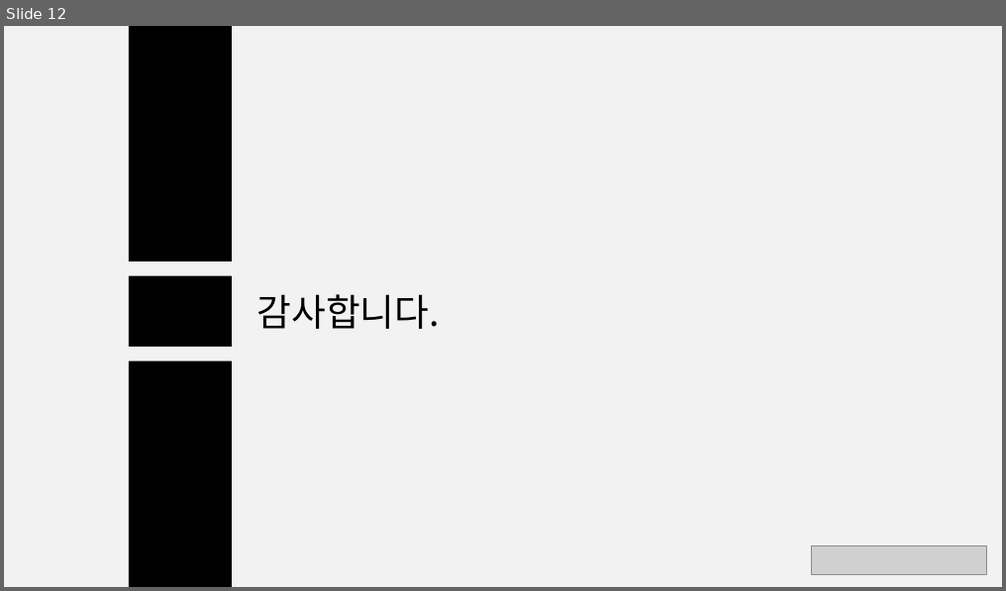
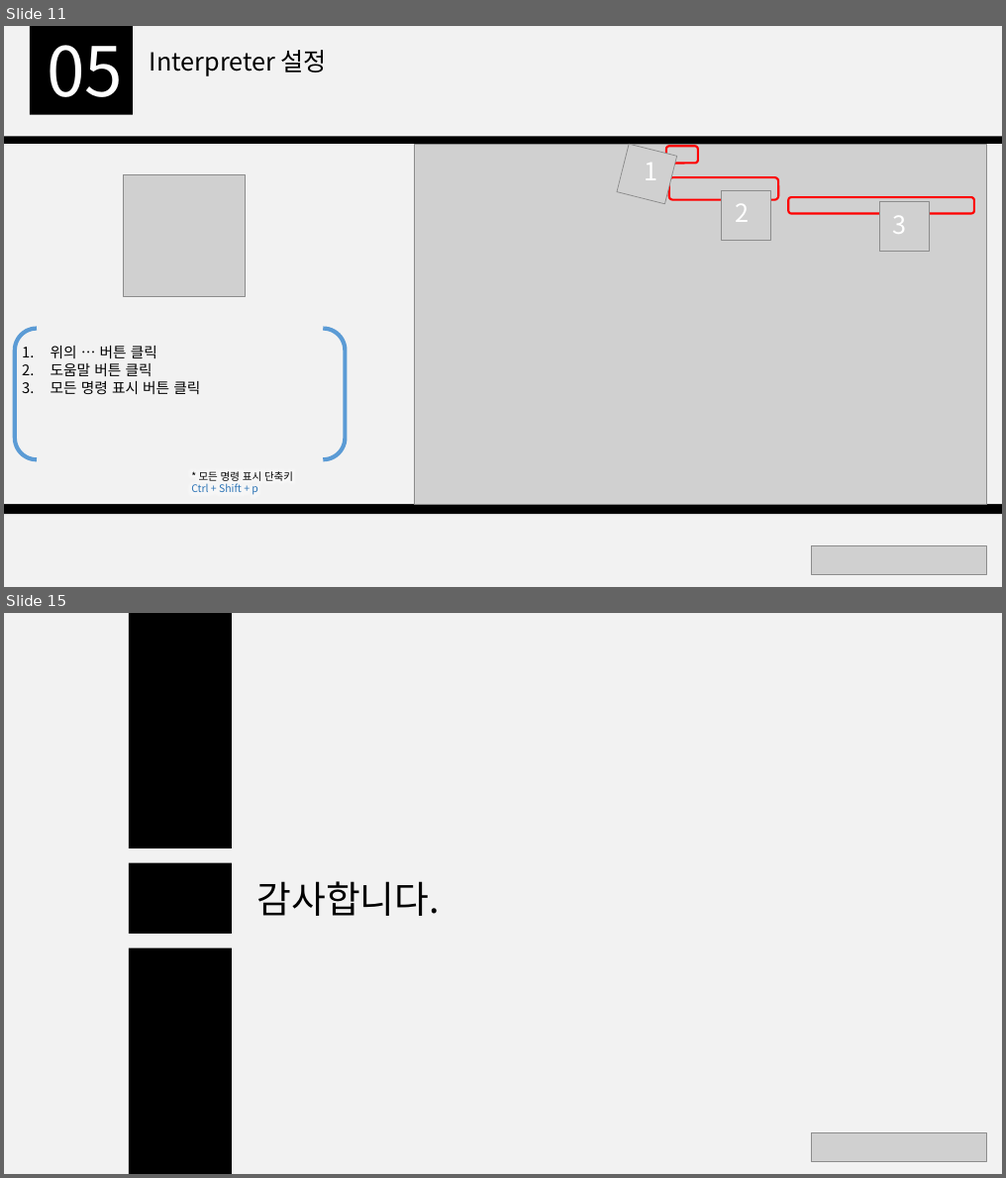
Before and after one commit to ljw971125/Python-, a slide deck: doc/개발환경 구축 가이드.pptx. Shown one above the other, each under a label of ours: slide 12 before the commit, slides 11 and 15 after it; the slides between them are not shown. The pictures are 1006x591 and 1006x1178 pixels, drawn with LibreOffice and Linux fonts; fonts in the diff are those of the drawing; grey boxes stand for pictures. Boxes give left, top, right and bottom in pixels: in the first picture for what was removed or moved away, otherwise in the second. Text is boxed around its words. In the diff, an @@ line names an element or a change of style, - is before the commit and + after.

```diff
--- a/doc/개발환경 구축 가이드.pptx
+++ b/doc/개발환경 구축 가이드.pptx
@@ slide 11 added at bbox=[4, 26, 1002, 587], background #F2F2F2 @@
@@ rectangle added at bbox=[30, 26, 133, 115], fill #000000 @@
@@ text added at bbox=[47, 45, 123, 97], 66 pt, text #FFFFFF @@
+05
@@ text added at bbox=[150, 50, 327, 76], 24 pt, text #000000 @@
+Interpreter 설정
@@ rectangle added at bbox=[4, 136, 1002, 514], fill #000000 @@
@@ rectangle added at bbox=[4, 144, 1002, 505], fill #F2F2F2 @@
@@ picture added at bbox=[414, 144, 986, 505] @@
@@ picture added at bbox=[617, 144, 677, 204] @@
@@ text added at bbox=[644, 163, 657, 180], 24 pt, text #FFFFFF @@
+1
@@ rounded rectangle added at bbox=[666, 146, 698, 163], outline #FF0000 2 pt @@
@@ picture added at bbox=[123, 174, 245, 296] @@
@@ rounded rectangle added at bbox=[669, 178, 779, 200], outline #FF0000 2 pt @@
@@ picture added at bbox=[722, 190, 771, 240] @@
@@ rounded rectangle added at bbox=[788, 197, 974, 214], outline #FF0000 2 pt @@
@@ picture added at bbox=[879, 202, 929, 252] @@
@@ text added at bbox=[735, 204, 748, 222], 24 pt, text #FFFFFF @@
+2
@@ text added at bbox=[893, 216, 907, 234], 24 pt, text #FFFFFF @@
+3
@@ bracket pair added at bbox=[15, 329, 345, 461], outline #5B9BD5 4 pt @@
@@ text added at bbox=[51, 346, 200, 395], 14 pt, text #000000 @@
+1. 위의 … 버튼 클릭
+2. 도움말 버튼 클릭
+3. 모든 명령 표시 버튼 클릭
@@ text added at bbox=[191, 472, 293, 495], 10 pt, text #2E75B6 @@
+* 모든 명령 표시 단축키
+Ctrl + Shift + p
@@ picture added at bbox=[812, 547, 986, 574] @@
@@ what was slide 12 is now slide 15 @@
```
Also in this commit, not shown: 10 slides changed, 3 other slides added, 1 slide removed.
